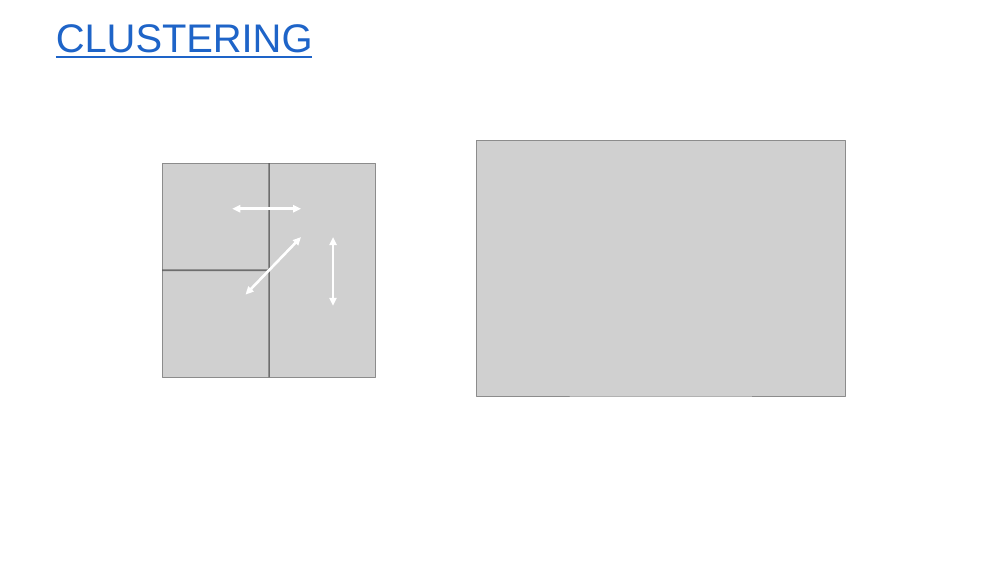
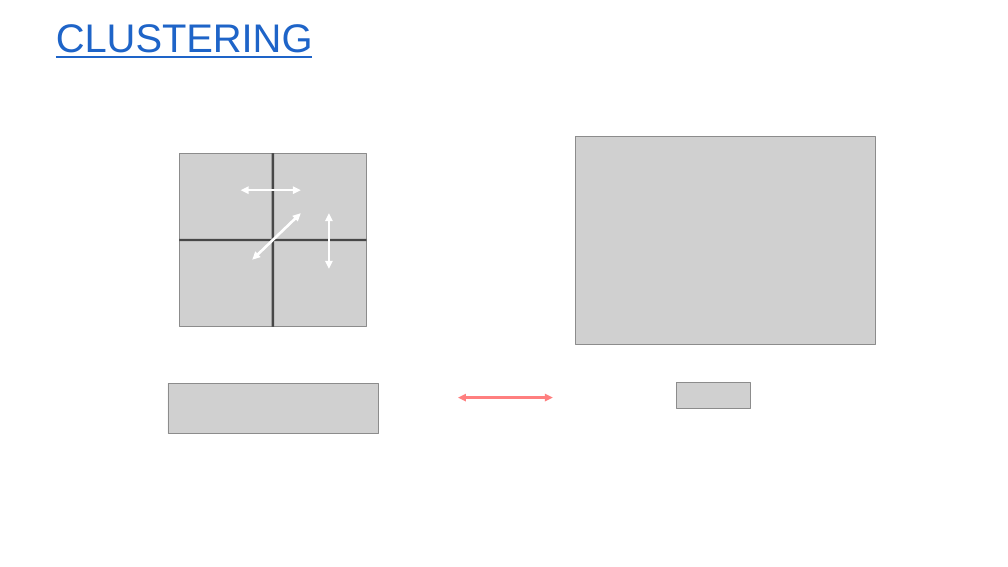
Before and after one commit to yvlaere/ant_sorting, a slide deck: slide 11 of Spatio-temporele modellen.pptx (slide 10 before the commit). Drawn at 1008x567 pixels with LibreOffice and Linux fonts; fonts in the diff are those of the drawing; grey boxes stand for pictures; background and template pictures are left out. Boxes give left, top, right and bottom in pixels: in the first picture for what was removed or moved away, otherwise in the second. Text is boxed around its words. In the diff, an @@ line names an element or a change of style, - is before the commit and + after.

```diff
--- a/Spatio-temporele modellen.pptx
+++ b/Spatio-temporele modellen.pptx
@@ picture: place and size @@
-picture at box(476, 140, 846, 396)
+picture at box(575, 137, 876, 345)
@@ picture: place and size @@
-picture at box(163, 163, 376, 377)
+picture at box(179, 154, 366, 327)
@@ line moved from (269, 163) - (269, 377) to (273, 154) - (273, 327) @@
@@ line (273, 154) - (273, 327): stroke #0D0D0D 1.5 pt to #0D0D0D 2.25 pt @@
@@ double arrow moved from (232, 209) - (301, 209) to (240, 191) - (301, 191) @@
@@ double arrow moved from (301, 237) - (246, 295) to (301, 213) - (253, 259) @@
@@ double arrow moved from (333, 237) - (333, 306) to (329, 213) - (329, 268) @@
@@ line moved from (163, 271) - (269, 271) to (179, 240) - (367, 240) @@
@@ line (179, 240) - (367, 240): stroke #0D0D0D 1.5 pt to #0D0D0D 2.25 pt @@
@@ picture added at box(168, 383, 379, 433) @@
@@ picture added at box(677, 383, 751, 408) @@
@@ double arrow added from (458, 398) to (553, 398), #FF7F7F 2.5 pt @@
```
Also in this commit, not shown: 1 slide added.
